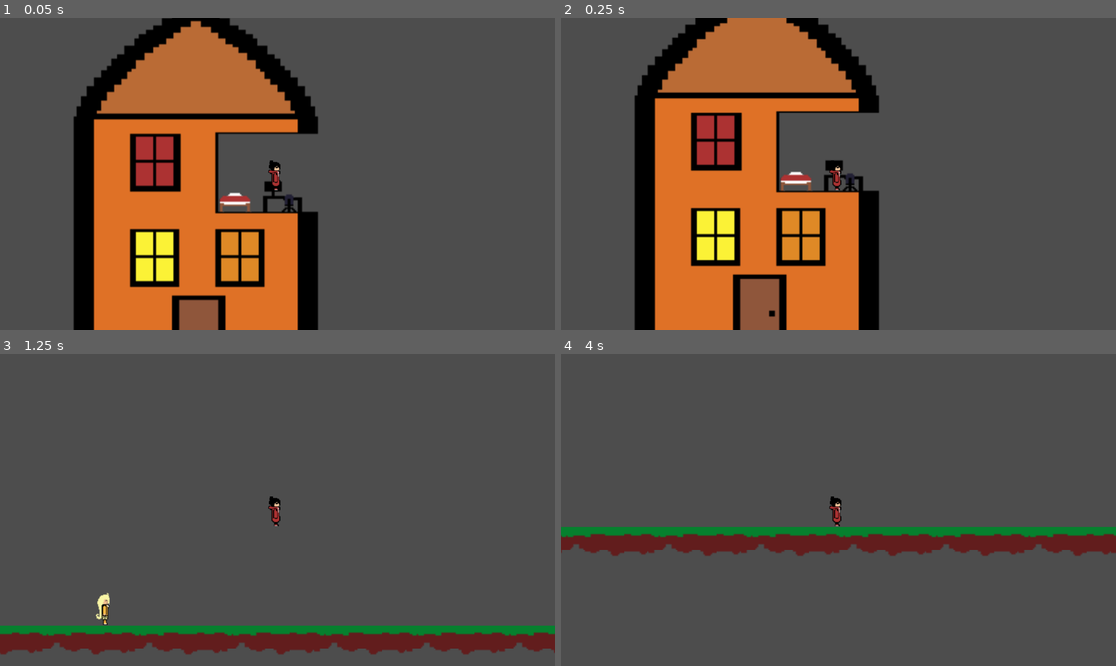
Above: before the commit, frames 1-4 (two rows, left to right).
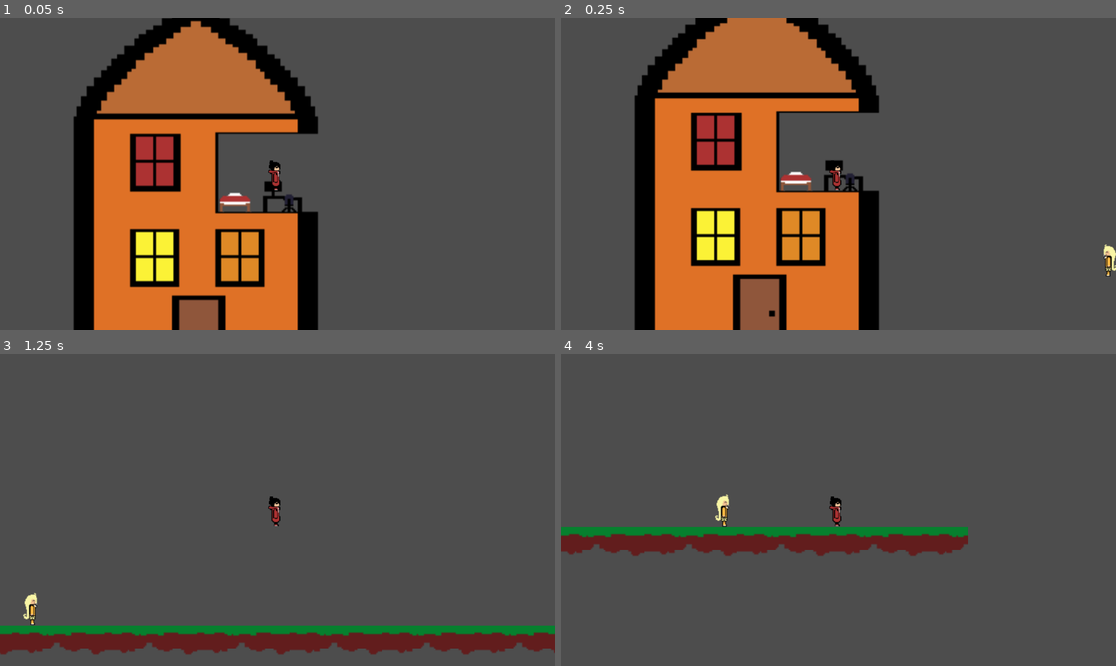
Above: after the commit, the same moments.

Repository: Coolduck-1/Maya_run
Game: Godot game, scene res://nodes/main.tscn
Two runs of this game, one before a commit and one after it. Both use one fixed random seed, a clock stepped at 60 frames per second and the inputs below.
Inputs (mouse positions are in pixels of both pictures, inside the frame that each line leads up to):
- Up to frame 1 (0.05 s): no input
- Up to frame 2 (0.25 s): no input
- Up to frame 3 (1.25 s): tap Enter (ui_accept) at 0.5, 0.77, 0.8, 1.07 s; move the mouse to (399, 494) at 0.52 s; hold Right (ui_right) from 0.53 s (still down); tap Shift (dash) at 0.6 s; click (399, 494) at 0.67 s
- Up to frame 4 (4 s): move the mouse to (727, 525) at 1.27 s; tap Enter (ui_accept) at 1.35, 1.52, 1.82, 2.3, 3.02, 3.32, 3.77, 3.8 s; tap Shift (dash) at 1.55, 2.1, 3.05, 3.6 s; move the mouse to (894, 441) at 2.02 s; release Right (ui_right) at 2.03 s; hold Left (ui_left) 2.03-2.78 s; move the mouse to (810, 572) at 2.77 s; hold Right (ui_right) from 2.78 s (still down); tap Alt at 2.85 s; click (810, 572) at 2.92 s; move the mouse to (1005, 556) at 3.52 s

Frame 1 is identical in both runs. In frame 2, 0.2% of the frame differs, in the area x 97-100%, y 72-83%; in frame 3, 0.3%; in frame 4, 3.3%, in the area x 0-100%, y 44-65%.

Commit message:
Adding dash mechanics to Coco

Diff:
--- a/scripts/coco.gd
+++ b/scripts/coco.gd
@@ -1,14 +1,30 @@
 extends CharacterBody2D
-@export var speed: float = 90.0
-@export var gravity: float = 980
+
+#Coco movement
+@export var speed: float = 240.0
+@export var gravity: float = 980.0
 @export var stop_distance: float = 8.0
+#Coco's super effective rugby dash
+@export var dash_trigger_range: float = 160
+@export var dash_speed: float = 500
+@export var dash_hop_velocity: float = -120
+@export var dash_duration: float = 0.323
+@export var dash_cooldown: float = 1.323
 
 var player: Node2D = null
+#var settings and what-nots
+var is_dashing: bool = false
+var _dash_dir: float = 1.0
+var _dash_timer: float = 0.0
+var _cooldown_timer: float = 0.0
 
 func _ready() -> void:
 	player = get_tree().get_first_node_in_group("player") as Node2D
 
 func _physics_process(delta: float) -> void:
+	if _cooldown_timer > 0.0:
+		_cooldown_timer -= delta
+
 	if not is_on_floor():
 		velocity.y += gravity * delta
 
@@ -19,15 +35,38 @@
 		return
 
 	var dx: float = player.global_position.x - global_position.x
-	if abs(dx) > stop_distance:
-		var dir_x: float = sign(dx)
-		velocity.x = dir_x * speed
-		# Optional: flip sprite to face the player
-		if has_node("AnimatedSprite2D"):
-			$AnimatedSprite2D.flip_h = dir_x < 0.0
-		elif has_node("Sprite2D"):
-			$Sprite2D.flip_h = dir_x < 0.0
+	var abs_dx: float = abs(dx)
+
+	if is_dashing:
+		_dash_timer -= delta
+		velocity.x = _dash_dir * dash_speed
+		if _dash_timer <= 0.0:
+			is_dashing = false
 	else:
-		velocity.x = move_toward(velocity.x, 0.0, speed)
+		#makes Coco hop in the dash
+		if is_on_floor() and _cooldown_timer <= 0.0 and abs_dx <= dash_trigger_range and abs_dx > stop_distance:
+			_start_hop_dash(sign(dx))
+		elif abs_dx > stop_distance:
+			var dir_x: float = sign(dx)
+			velocity.x = dir_x * speed
+			_set_facing(dir_x)
+		else:
+			velocity.x = move_toward(velocity.x, 0.0, speed)
 
 	move_and_slide()
+
+#FuncS
+func _start_hop_dash(dir_x: float) -> void:
+	is_dashing = true
+	_dash_dir = dir_x
+	_dash_timer = dash_duration
+	_cooldown_timer = dash_cooldown
+	velocity.x = _dash_dir * dash_speed
+	velocity.y = dash_hop_velocity
+	_set_facing(_dash_dir)
+
+func _set_facing(dir_x: float) -> void:
+	if dir_x == 0.0:
+		return
+	if has_node("Coco_sprite"):
+		$Coco_sprite.flip_h = dir_x < 0.0
--- a/scripts/maya.gd
+++ b/scripts/maya.gd
@@ -45,9 +45,9 @@
 			# Handle jump.
 			if Input.is_action_just_pressed("ui_accept") and is_on_floor():
 				velocity.y = JUMP_VELOCITY
-
+				velocity.x = facing_dir * move_speed
 			# Get the input direction and handle the movement/deceleration.
-			# As good practice, you should replace UI actions with custom gameplay actions.
+			# As good practice, you should repvelocity.x = facing_dir * move_speedlace UI actions with custom gameplay actions.
 			var direction := Input.get_axis("ui_left", "ui_right")
 			if direction:
 				velocity.x = direction * SPEED
